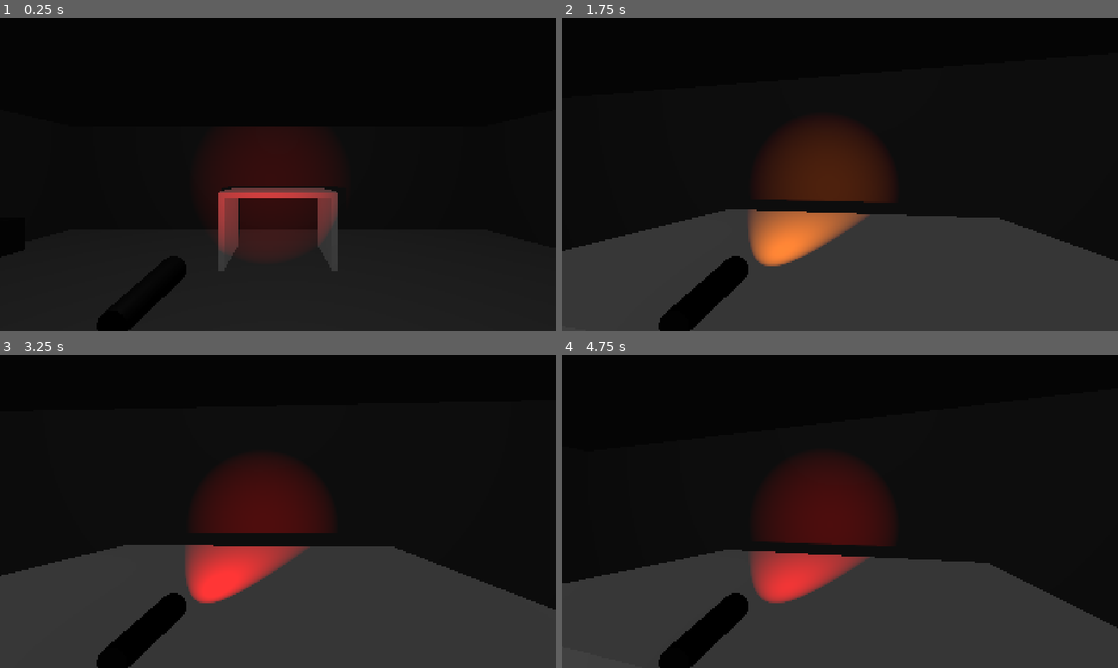
Above: before the commit, frames 1-4 (two rows, left to right).
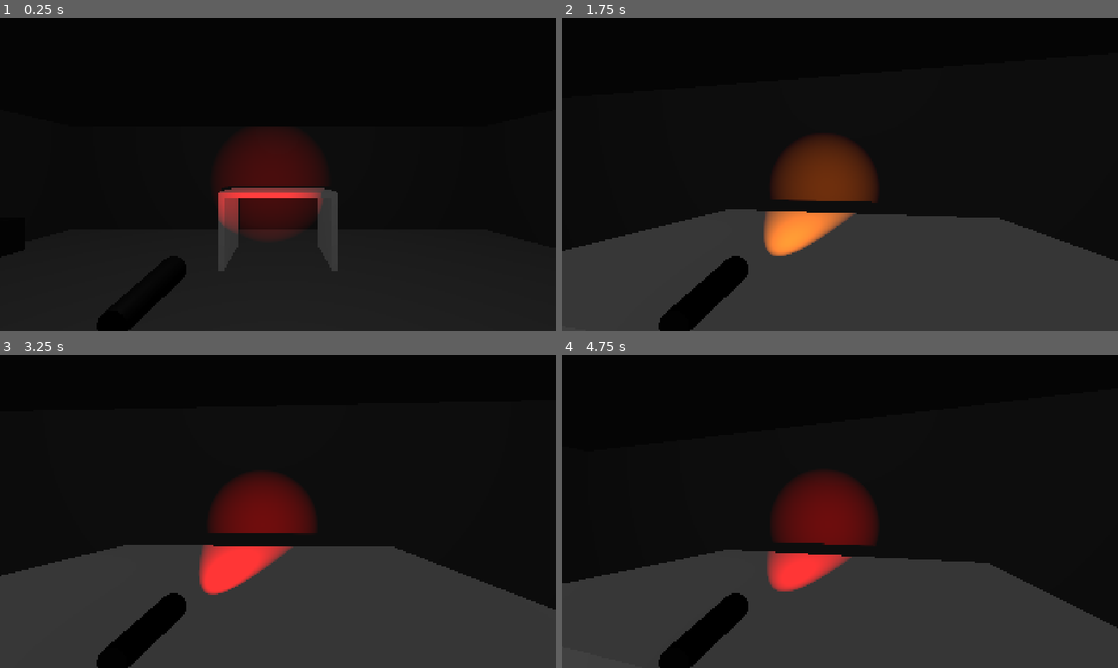
Above: after the commit, the same moments.

Repository: goamek/respawngamejam2026
Game: Godot game, scene res://src/level/scenes/test_room.tscn
Two runs of this game, one before a commit and one after it. Both use one fixed random seed, a clock stepped at 60 frames per second and the inputs below.
Inputs (mouse positions are in pixels of both pictures, inside the frame that each line leads up to):
- Up to frame 1 (0.25 s): no input
- Up to frame 2 (1.75 s): tap Enter at 0.5 s; move the mouse to (867, 174) at 0.52 s; hold F (flashlight) 0.53-1.28 s; hold W (move_forward) from 0.53 s (still down); move the mouse to (812, 174) at 1.27 s; tap R (color_next) at 1.35 s; tap F (flashlight) at 1.55 s
- Up to frame 3 (3.25 s): keep holding W (move_forward); move the mouse to (289, 505) at 2.02 s; hold Q (color_prev) 2.03-2.78 s; tap F (flashlight) at 2.3, 3.05 s; move the mouse to (272, 517) at 2.77 s; tap Ctrl (crouch) at 2.85 s
- Up to frame 4 (4.75 s): keep holding W (move_forward); tap Space at 3.5 s; move the mouse to (878, 514) at 3.52 s; hold F (flashlight) 3.53-4.28 s; move the mouse to (795, 508) at 4.27 s; tap Shift (sprint) at 4.35 s; tap F (flashlight) at 4.55 s

The runs differ from the first frame. In frame 1, 1.6% of the frame differs, in the area x 39-61%, y 54-76%; in frame 2, 4.7%, in the area x 33-60%, y 32-80%; in frame 3, 4.4%; in frame 4, 4.7%.

Commit message:
small flashlight config changes

Diff:
--- a/respawn-game-jam-2026/src/flashlight/scenes/flashlight.tscn
+++ b/respawn-game-jam-2026/src/flashlight/scenes/flashlight.tscn
@@ -1,6 +1,6 @@
-[gd_scene format=3]
+[gd_scene format=3 uid="uid://bqpv7xylf0wpo"]
 
-[ext_resource type="Script" path="res://src/flashlight/scripts/flashlight.gd" id="1_flashlight"]
+[ext_resource type="Script" uid="uid://yn7x3tyj0yf1" path="res://src/flashlight/scripts/flashlight.gd" id="1_flashlight"]
 
 [sub_resource type="StandardMaterial3D" id="StandardMaterial3D_body"]
 albedo_color = Color(0.08, 0.08, 0.08, 1)
@@ -15,17 +15,18 @@
 radial_segments = 16
 rings = 1
 
-[node name="Flashlight" type="Node3D"]
+[node name="Flashlight" type="Node3D" unique_id=1924096397]
 script = ExtResource("1_flashlight")
 
-[node name="Body" type="MeshInstance3D" parent="."]
+[node name="Body" type="MeshInstance3D" parent="." unique_id=869445394]
 transform = Transform3D(1, 0, 0, 0, 0, 1, 0, -1, 0, 0, 0, 0)
 cast_shadow = 0
 mesh = SubResource("CylinderMesh_body")
 
-[node name="SpotLight3D" type="SpotLight3D" parent="."]
+[node name="SpotLight3D" type="SpotLight3D" parent="." unique_id=218242314]
 transform = Transform3D(1, 0, 0, 0, 1, 0, 0, 0, 1, 0, 0, -0.09)
-light_energy = 6.0
+light_energy = 14.0
 shadow_enabled = true
-spot_range = 12.0
-spot_angle = 24.0
+spot_range = 10.0
+spot_attenuation = 1.0
+spot_angle = 18.0
--- a/respawn-game-jam-2026/src/flashlight/shaders/reveal.gdshader
+++ b/respawn-game-jam-2026/src/flashlight/shaders/reveal.gdshader
@@ -21,7 +21,9 @@
 // How strongly the revealed color glows on top of the beam's own lighting.
 uniform float glow_strength : hint_range(0.0, 2.0) = 0.5;
 // Width of the fade at the edge of the cone, as a difference in cosine.
-uniform float edge_softness : hint_range(0.001, 0.2) = 0.03;
+uniform float edge_softness : hint_range(0.001, 0.2) = 0.02;
+// Fraction of the beam's range at which the reveal starts fading out with distance.
+uniform float fade_start : hint_range(0.0, 1.0) = 0.6;
 
 varying vec3 world_position;
 
@@ -35,7 +37,7 @@
 	float alignment = dot(to_fragment / distance_to_light, flashlight_direction);
 
 	float in_cone = smoothstep(flashlight_cone_cos, flashlight_cone_cos + edge_softness, alignment);
-	float in_range = 1.0 - smoothstep(flashlight_range * 0.8, flashlight_range, distance_to_light);
+	float in_range = 1.0 - smoothstep(flashlight_range * fade_start, flashlight_range, distance_to_light);
 	float hue_reveals = float(flashlight_hue == hue || flashlight_hue == WHITE_HUE);
 	float reveal = in_cone * in_range * hue_reveals;
 
